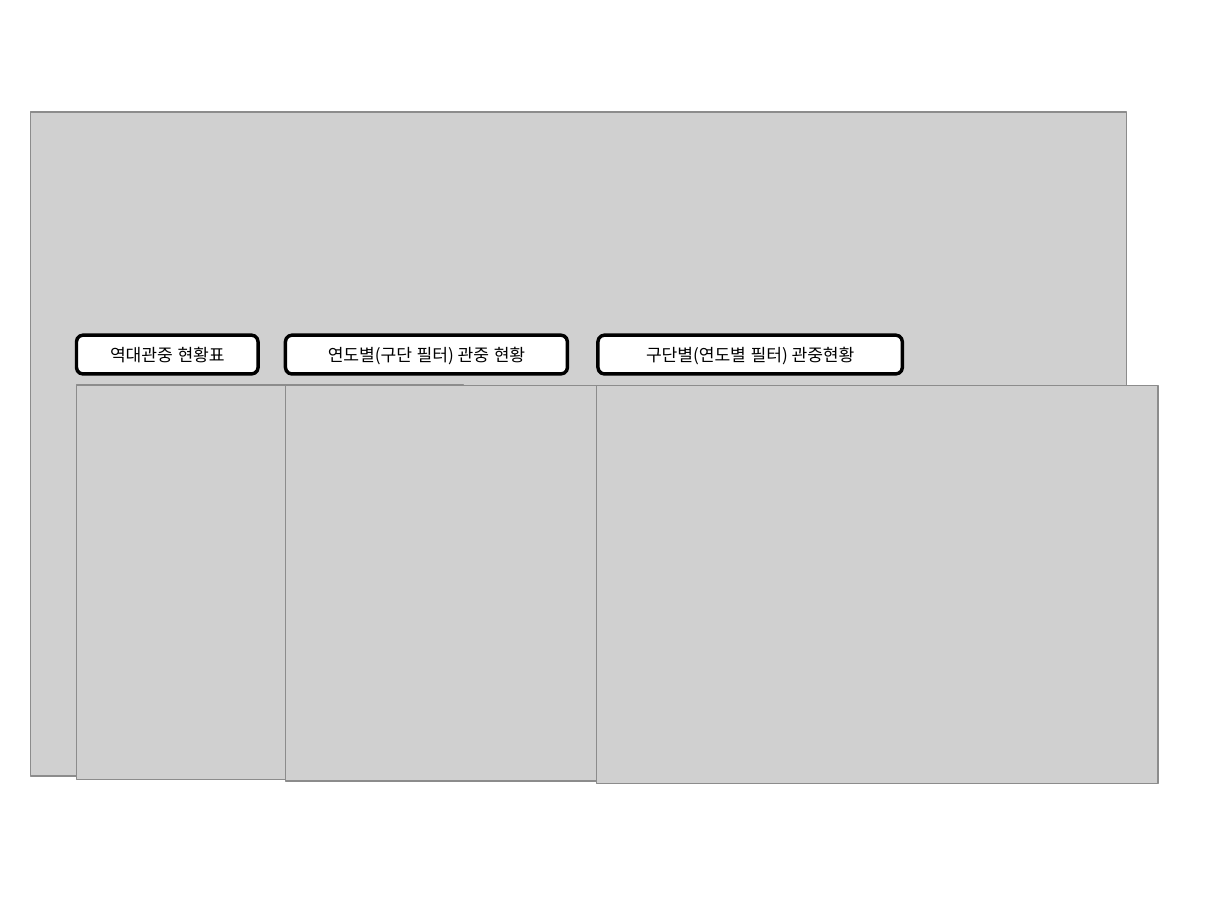
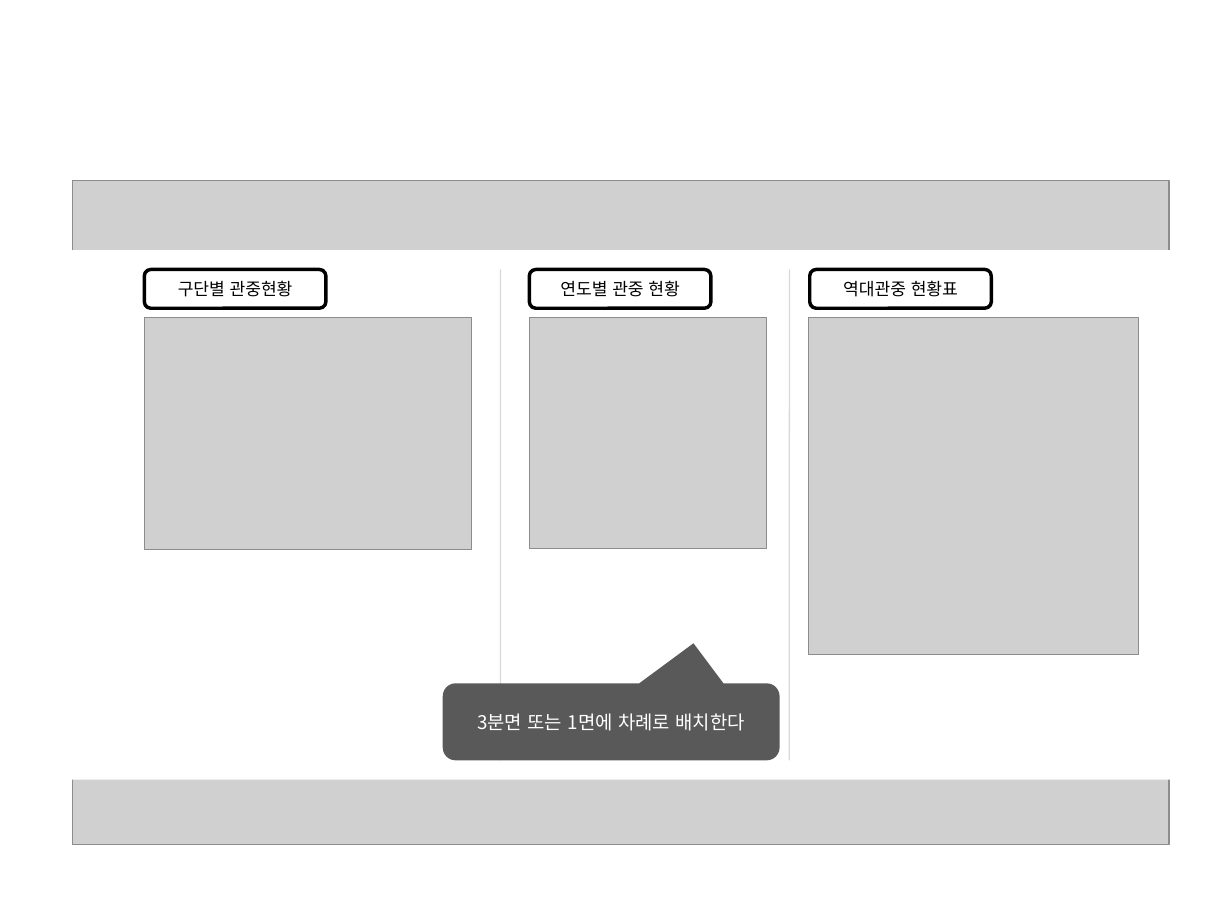
Before and after one commit to banana1531/ggs, a slide deck: slide 19 of doc/0.공용폴더/05 와이어프레임/00 와이어프레임 - 종합 rev 00.pptx. Drawn at 1232x924 pixels with LibreOffice and Linux fonts; fonts in the diff are those of the drawing; grey boxes stand for pictures. Boxes give left, top, right and bottom in pixels: in the first picture for what was removed or moved away, otherwise in the second. Text is boxed around its words. In the diff, an @@ line names an element or a change of style, - is before the commit and + after.

```diff
--- a/doc/0.공용폴더/05 와이어프레임/00 와이어프레임 - 종합 rev 00.pptx
+++ b/doc/0.공용폴더/05 와이어프레임/00 와이어프레임 - 종합 rev 00.pptx
@@ picture: place and size @@
-picture at (31, 112, 1127, 776)
+picture at (73, 181, 1169, 845)
@@ rounded rectangle "구단별 관중현황": place and size @@
-rounded rectangle "구단별 관중현황" at (286, 335, 568, 373)
+rounded rectangle "구단별 관중현황" at (144, 270, 325, 308)
@@ text in rounded rectangle at (178, 280, 293, 297): text changed @@
-연도별(구단 필터) 관중 현황
+구단별 관중현황
@@ rounded rectangle "연도별 관중 현황": place and size @@
-rounded rectangle "연도별 관중 현황" at (598, 335, 902, 373)
+rounded rectangle "연도별 관중 현황" at (530, 270, 711, 308)
@@ text in rounded rectangle at (560, 280, 679, 297): text changed @@
-구단별(연도별 필터) 관중현황
+연도별 관중 현황
@@ rounded rectangle "역대관중 현황표": place and size @@
-rounded rectangle "역대관중 현황표" at (76, 335, 257, 373)
+rounded rectangle "역대관중 현황표" at (809, 270, 991, 308)
@@ picture: place and size @@
-picture at (76, 386, 463, 780)
+picture at (808, 318, 1138, 654)
@@ picture removed at (286, 386, 692, 781) @@
@@ picture removed at (596, 386, 1158, 784) @@
@@ group added at (68, 250, 1174, 780): 2 pictures, 2 lines, 1 rectangle, 1 rounded speech box @@
+3분면 또는 1면에 차례로 배치한다
```
Also in this commit, not shown: 1 other file.
